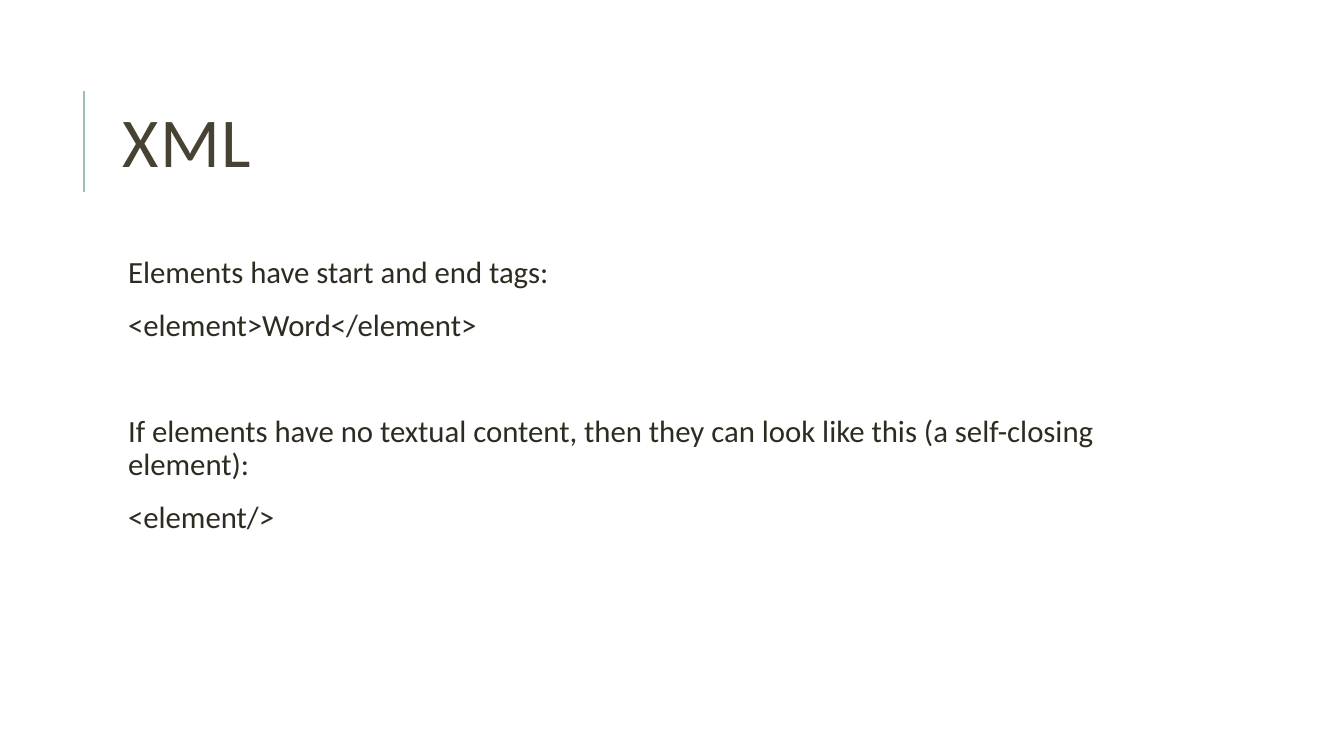
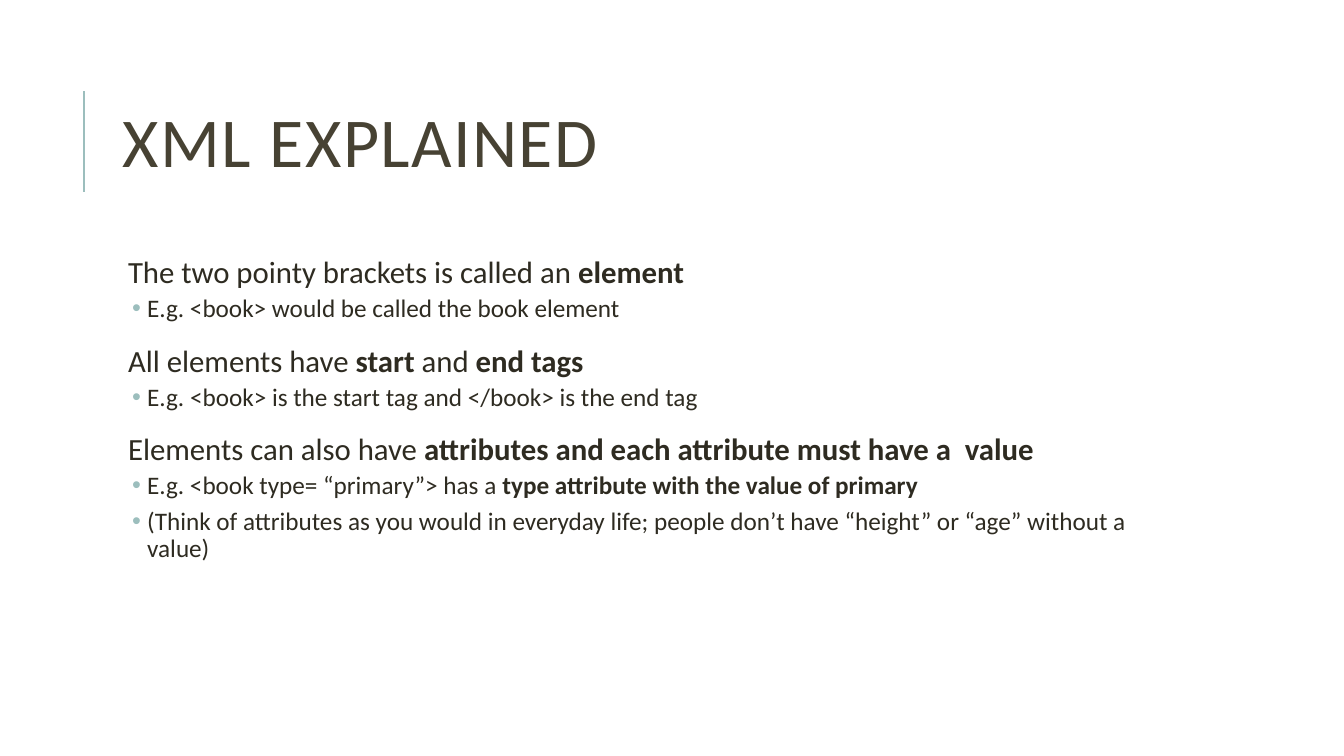
Before and after one commit to joeytakeda/teiworkshop, a slide deck: slide 9 of oct25/TEIWorkshop_2.pptx (slide 5 before the commit). Drawn at 1344x756 pixels with LibreOffice and Linux fonts; fonts in the diff are those of the drawing. Boxes give left, top, right and bottom in pixels: in the first picture for what was removed or moved away, otherwise in the second. Text is boxed around its words. In the diff, an @@ line names an element or a change of style, - is before the commit and + after.

```diff
--- a/oct25/TEIWorkshop_2.pptx
+++ b/oct25/TEIWorkshop_2.pptx
@@ title at [123, 122, 598, 167]: text changed @@
-XML
+XML EXPLAINED
@@ text at [128, 261, 1125, 561]: text changed; size 22 to 18 pt @@
-  Elements have start and end tags:
-  <element>Word</element>
-  If elements have no textual content, then they can look like this (a self-closing element):
-  <element/>
+  The two pointy brackets is called an element
+  • E.g. <book> would be called the book element
+  All elements have start and end tags
+  • E.g. <book> is the start tag and </book> is the end tag
+  Elements can also have attributes and each attribute must have a value
+  • E.g. <book type= “primary”> has a type attribute with the value of primary
+  • (Think of attributes as you would in everyday life; people don’t have “height” or “age” without a value)
```
Also in this commit, not shown: 9 slides added, 1 slide removed, 2 other files.
